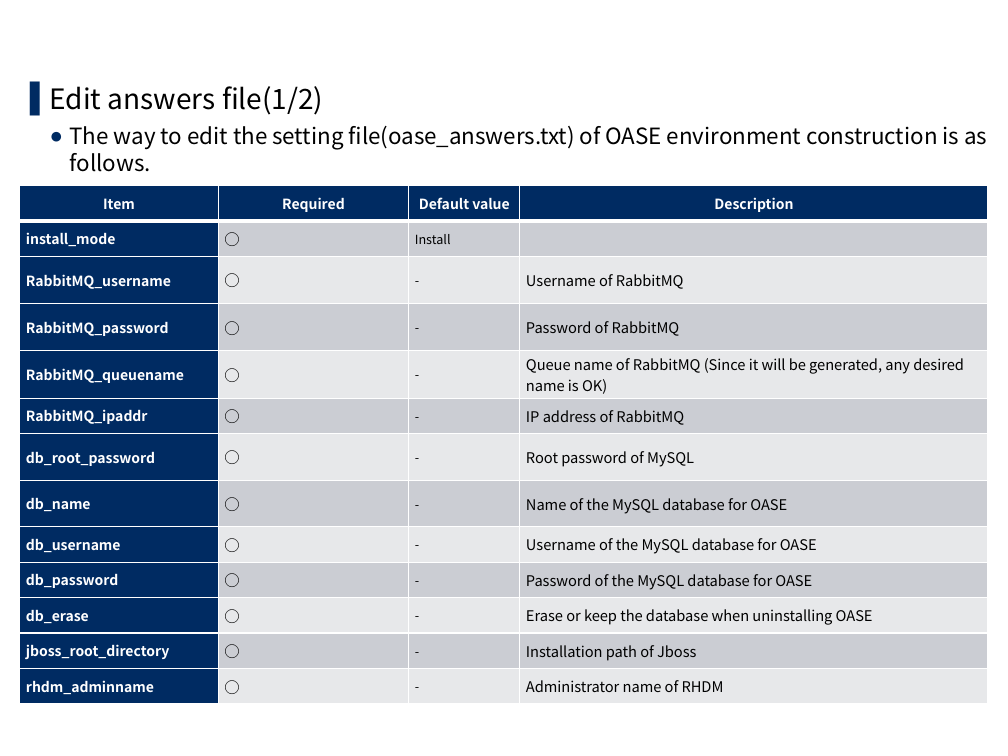
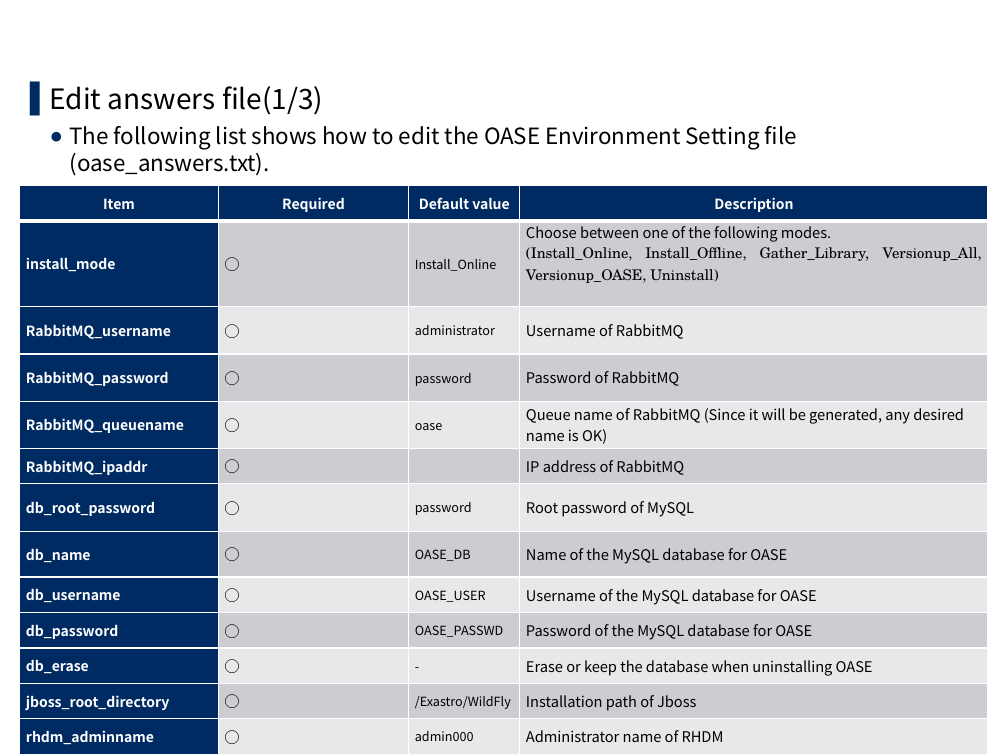
Before and after one commit to exastro-suite/oase-docs, a slide deck: slide 12 of asset/Learn/OASE-online-install.pptx (slide 14 before the commit). Drawn at 1008x756 pixels with LibreOffice and Linux fonts; fonts in the diff are those of the drawing; background and template pictures are left out. Boxes give left, top, right and bottom in pixels: in the first picture for what was removed or moved away, otherwise in the second. Text is boxed around its words. In the diff, an @@ line names an element or a change of style, - is before the commit and + after.

```diff
--- a/asset/Learn/OASE-online-install.pptx
+++ b/asset/Learn/OASE-online-install.pptx
@@ text at <box>50,86,797,176</box>: text changed @@
-▌ Edit answers file(1/2)
-  ● The way to edit the setting file(oase_answers.txt) of OASE environment construction is as follows.
+▌ Edit answers file(1/3)
+  ● The following list shows how to edit the OASE Environment Setting file (oase_answers.txt).
@@ table at <box>20,185,989,749</box> @@
-row 2, column 3: Install
+row 2, column 3: Install_Online
-row 2, column 4: 
+row 2, column 4: Choose between one of the following modes. / (Install_Online, Install_Offline, Gather_Library, Versionup_All, Versionup_OASE, Uninstall)
-row 3, column 3: -
+row 3, column 3: administrator
-row 4, column 3: -
+row 4, column 3: password
-row 5, column 3: -
+row 5, column 3: oase
-row 6, column 3: -
+row 6, column 3: 
-row 7, column 3: -
+row 7, column 3: password
-row 8, column 3: -
+row 8, column 3: OASE_DB
-row 9, column 3: -
+row 9, column 3: OASE_USER
-row 10, column 3: -
+row 10, column 3: OASE_PASSWD
-row 12, column 3: -
+row 12, column 3: /Exastro/WildFly
-row 13, column 3: -
+row 13, column 3: admin000
@@ page number at <box>917,728,993,752</box>: text changed @@
-14
+12
```
Also in this commit, not shown: 9 other slides changed, 8 slides added, 9 slides removed, 5 other files.
